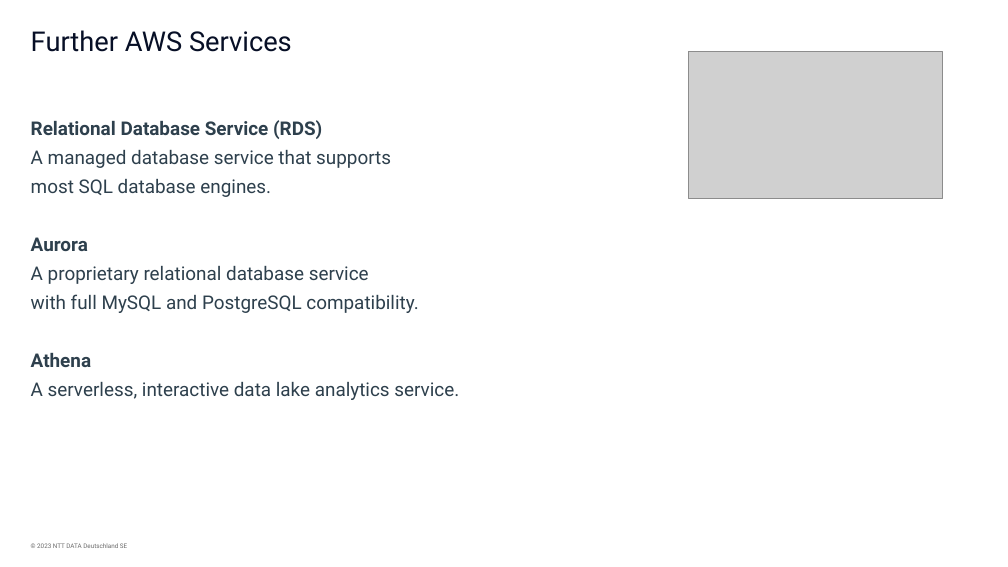
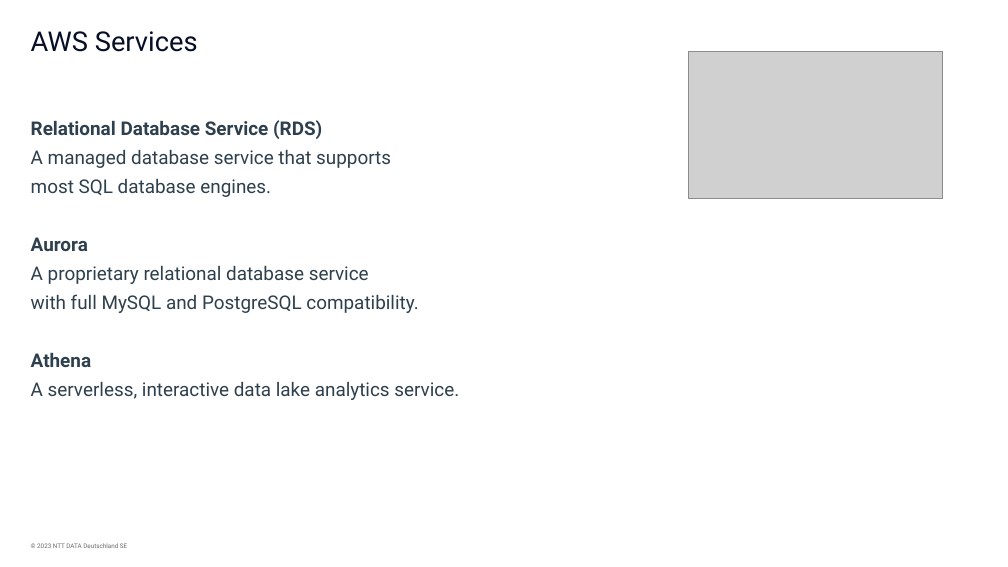
Before and after one commit to Nick36/aws-crash-course, a slide deck: slide 11 of AWS Crash Course with Solutions.pptx (slide 45 before the commit). Drawn at 1008x567 pixels with LibreOffice and Linux fonts; fonts in the diff are those of the drawing; grey boxes stand for pictures; background and template pictures are left out. Boxes give left, top, right and bottom in pixels: in the first picture for what was removed or moved away, otherwise in the second. Text is boxed around its words. In the diff, an @@ line names an element or a change of style, - is before the commit and + after.

```diff
--- a/AWS Crash Course with Solutions.pptx
+++ b/AWS Crash Course with Solutions.pptx
@@ title at [31, 31, 198, 52]: text changed @@
-Further AWS Services
+AWS Services
```
Also in this commit, not shown: 5 other slides changed, 1 slide added, 1 slide removed, 1 other file.
